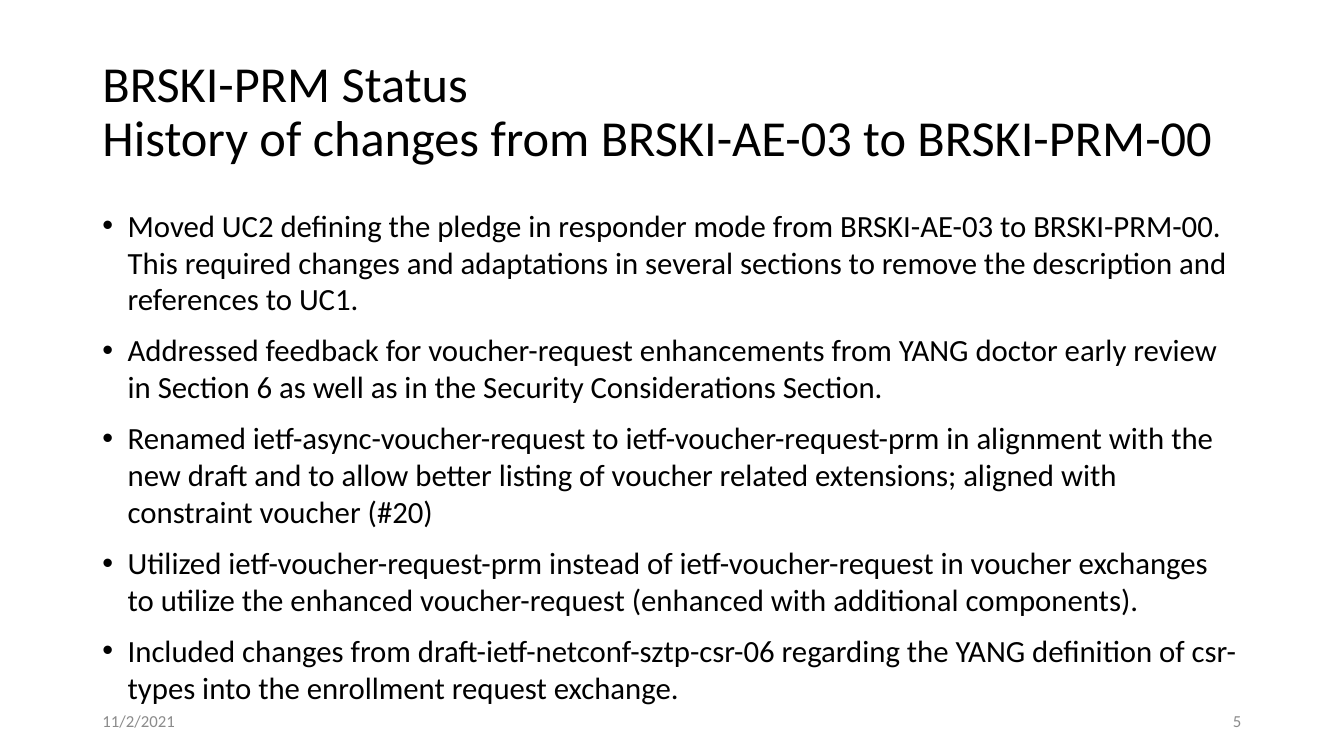
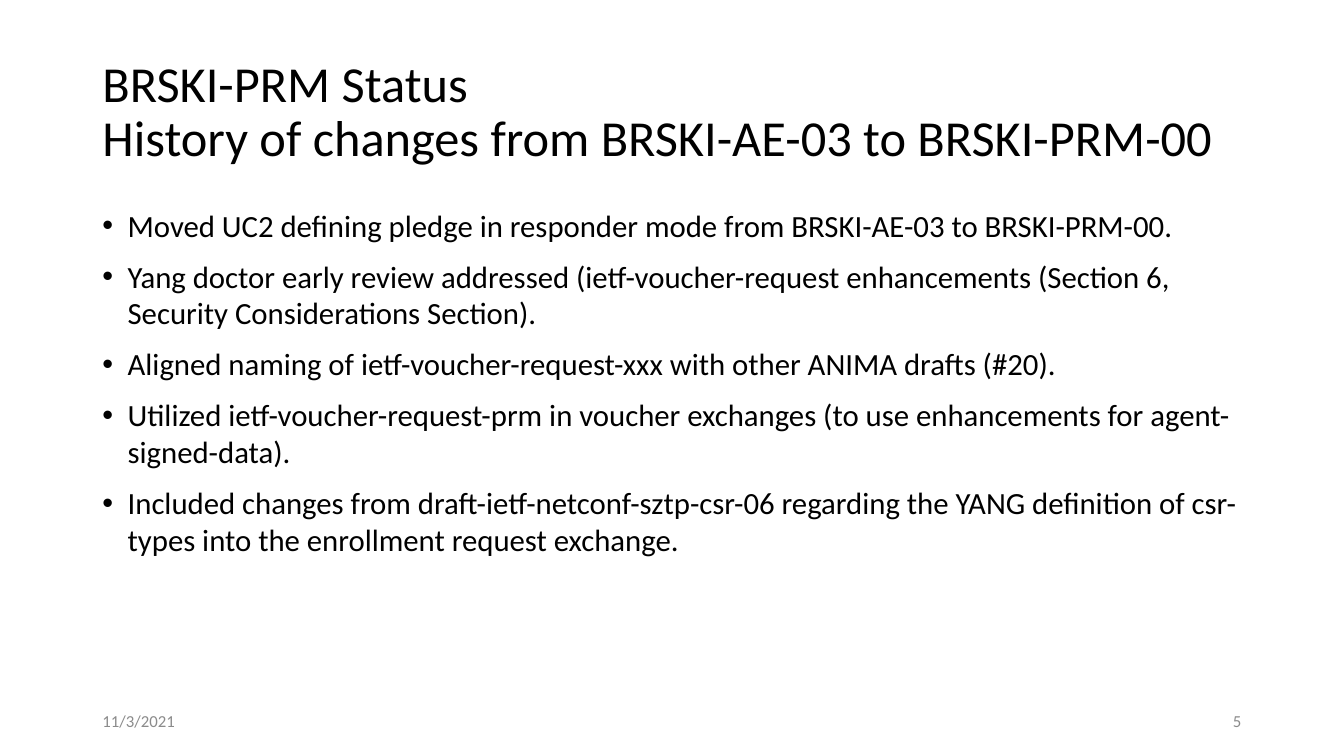
Before and after one commit to anima-wg/anima-brski-ae, a slide deck: slide 5 of presentations/slides-112-BRSKI-AE_BRSKI-PRM.pptx. Drawn at 1344x756 pixels with LibreOffice and Linux fonts; fonts in the diff are those of the drawing. Boxes give left, top, right and bottom in pixels: in the first picture for what was removed or moved away, otherwise in the second. Text is boxed around its words. In the diff, an @@ line names an element or a change of style, - is before the commit and + after.

Commit message:
- reduced text in some of the slides - updated call flows

```diff
--- a/presentations/slides-112-BRSKI-AE_BRSKI-PRM.pptx
+++ b/presentations/slides-112-BRSKI-AE_BRSKI-PRM.pptx
@@ text at box(128, 215, 1229, 469): text changed @@
-• Moved UC2 defining the pledge in responder mode from BRSKI-AE-03 to BRSKI-PRM-00. This required changes and adaptations in several sections to remove the description and references to UC1.
-• Addressed feedback for voucher-request enhancements from YANG doctor early review in Section 6 as well as in the Security Considerations Section.
-• Renamed ietf-async-voucher-request to ietf-voucher-request-prm in alignment with the new draft and to allow better listing of voucher related extensions; aligned with constraint voucher (#20)
-• Utilized ietf-voucher-request-prm instead of ietf-voucher-request in voucher exchanges to utilize the enhanced voucher-request (enhanced with additional components).
+• Moved UC2 defining pledge in responder mode from BRSKI-AE-03 to BRSKI-PRM-00.
+• Yang doctor early review addressed (ietf-voucher-request enhancements (Section 6, Security Considerations Section).
+• Aligned naming of ietf-voucher-request-xxx with other ANIMA drafts (#20).
+• Utilized ietf-voucher-request-prm in voucher exchanges (to use enhancements for agent-signed-data).
@@ text at box(102, 715, 174, 728): text changed @@
-11/2/2021
+11/3/2021
```
Also in this commit, not shown: 6 other slides changed.
